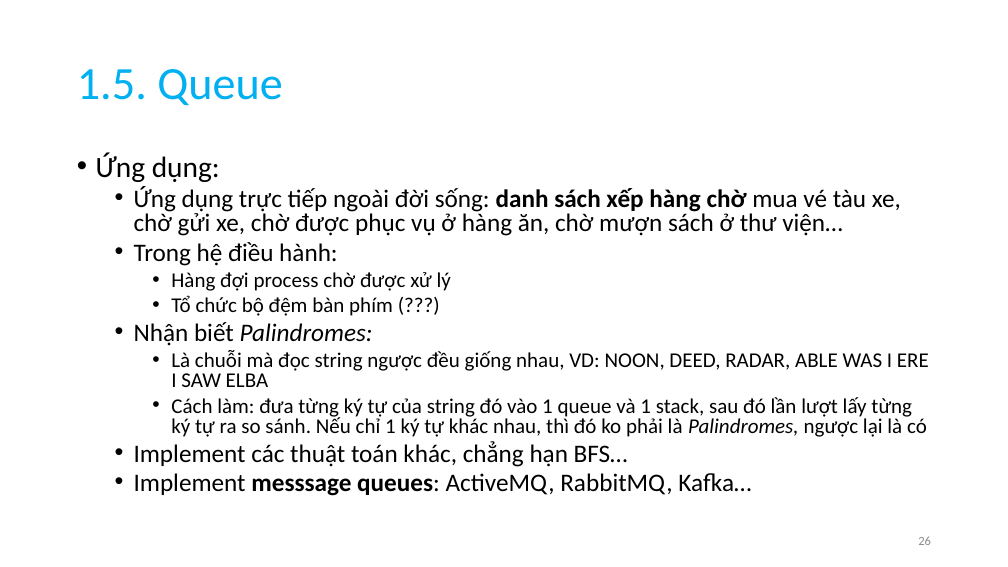
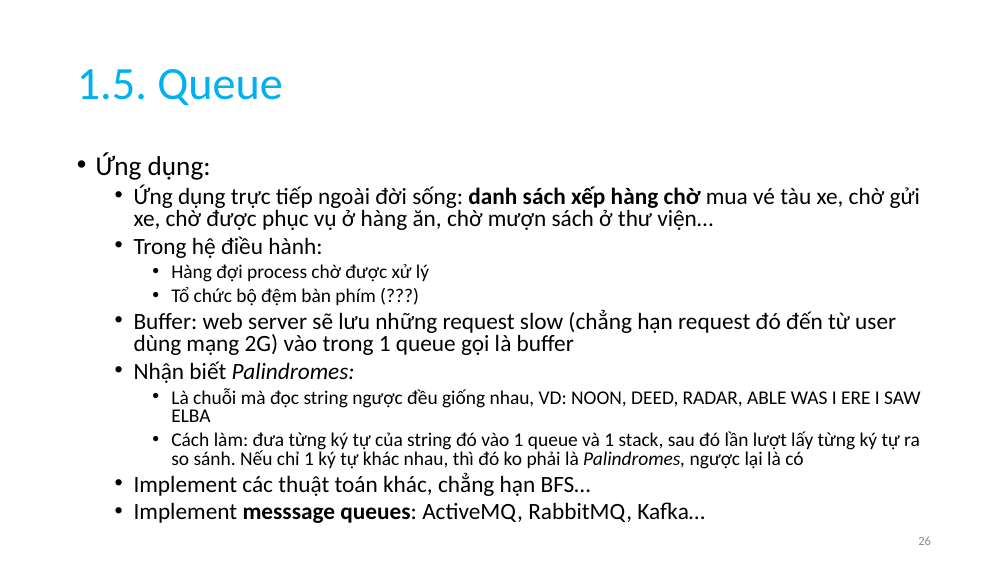
Before and after one commit to anhtuta/Notes, a slide deck: slide 26 of DSA.pptx. Drawn at 1008x567 pixels with LibreOffice and Linux fonts; fonts in the diff are those of the drawing. Boxes give left, top, right and bottom in pixels: in the first picture for what was removed or moved away, otherwise in the second. Text is boxed around its words. In the diff, an @@ line names an element or a change of style, - is before the commit and + after.

Commit message:
[DSA] Update queue, sorting

```diff
--- a/DSA.pptx
+++ b/DSA.pptx
@@ text at [96, 153, 921, 523]: size 28 to 25.9 pt in "Ứng dụng:"; size 24 to 22.2 pt in "Ứng dụng trực tiếp ngoài đời sống: ...", "Trong hệ điều hành:", "Nhận biết Palindromes:", "Implement các thuật toán khác, chẳng hạn ..." and 1 more places; size 20 to 18.5 pt in "Hàng đợi process chờ được xử lý", "Tổ chức bộ đệm bàn phím (???)", "Là chuỗi mà đọc string ngược đều ...", "Cách làm: đưa từng ký tự của ..." @@
@@ text at [134, 309, 896, 355]: paragraph added @@
+  • Buffer: web server sẽ lưu những request slow (chẳng hạn request đó đến từ user dùng mạng 2G) vào trong 1 queue gọi là buffer
```
Also in this commit, not shown: 5 other slides changed, 4 slides added.
